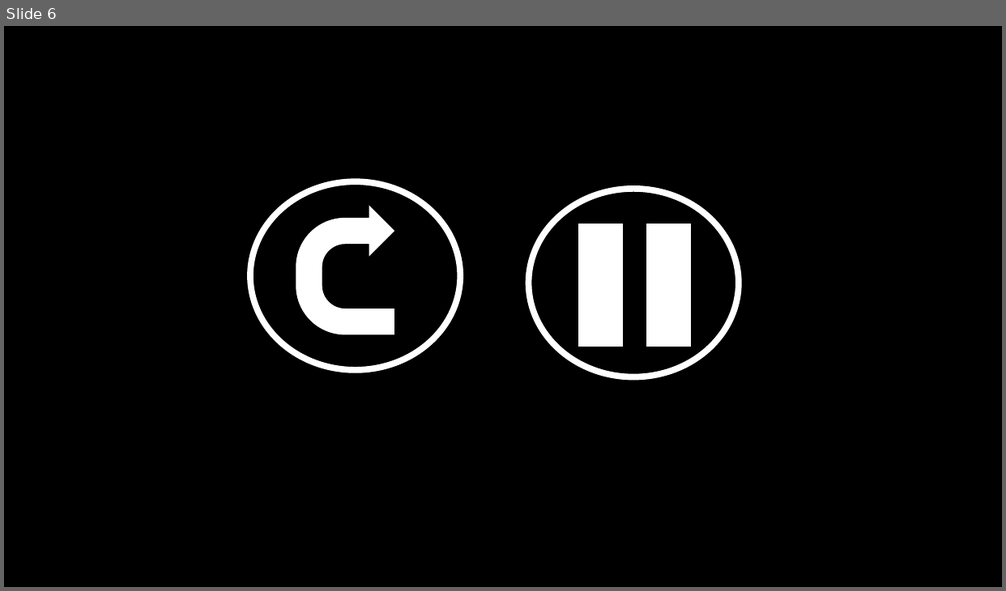
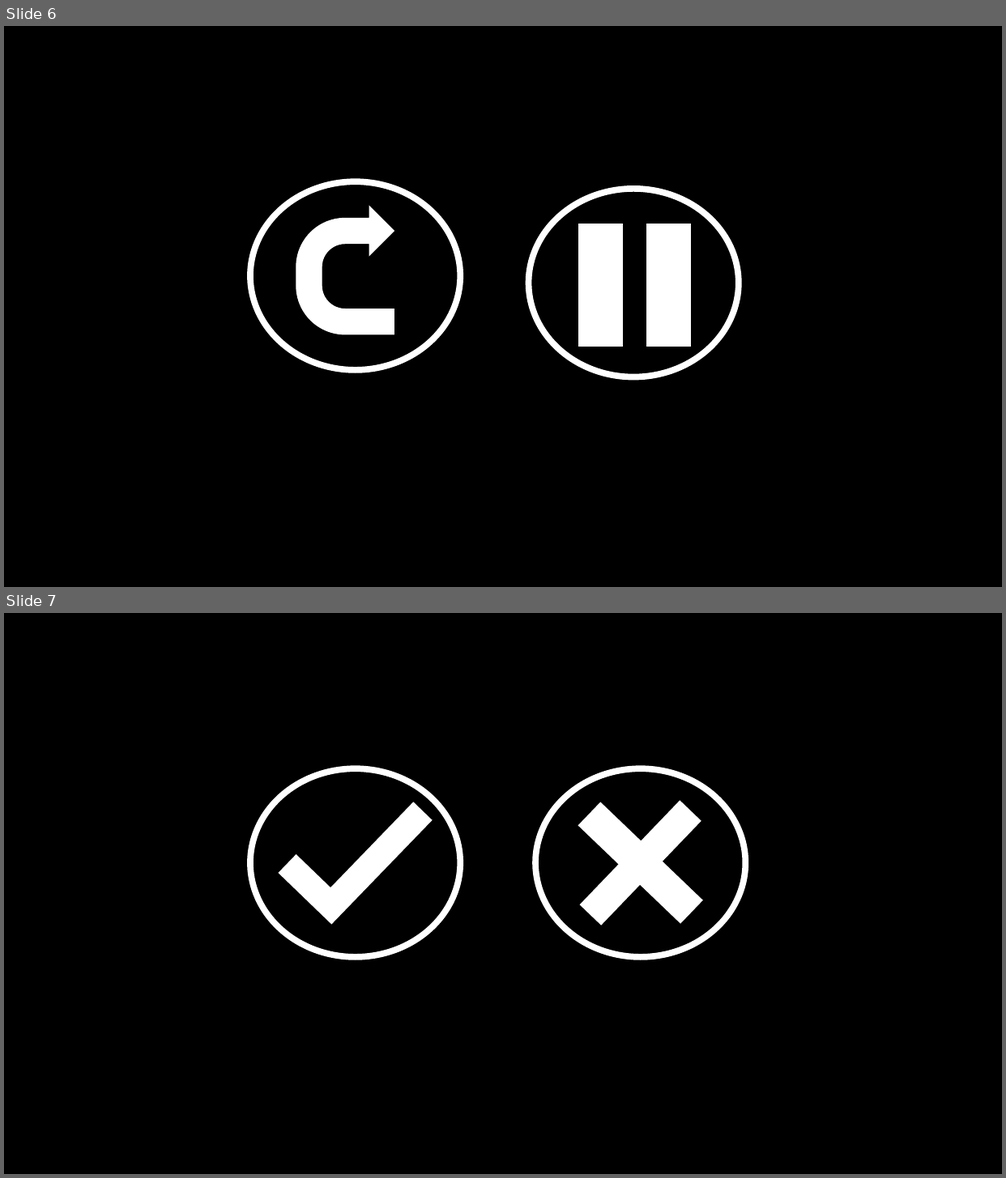
Before and after one commit to andie23/_Puzzled, a slide deck: docs/designs/menu.pptx. Shown one above the other, each under a label of ours: slide 6 before the commit, slides 6 and 7 after it. The pictures are 1006x591 and 1006x1178 pixels, drawn with LibreOffice and Linux fonts; fonts in the diff are those of the drawing. Boxes give left, top, right and bottom in pixels: in the first picture for what was removed or moved away, otherwise in the second. Text is boxed around its words. In the diff, an @@ line names an element or a change of style, - is before the commit and + after.

```diff
--- a/docs/designs/menu.pptx
+++ b/docs/designs/menu.pptx
@@ slide 7 added at box(4, 613, 1002, 1174), background #000000 @@
@@ ellipse added at box(250, 769, 461, 957), outline #FFFFFF 6 pt @@
@@ corner added at box(278, 769, 432, 925), fill #FFFFFF @@
@@ ellipse added at box(535, 769, 746, 957), outline #FFFFFF 6 pt @@
@@ plus added at box(539, 763, 741, 964), fill #FFFFFF, outline #FFFFFF 1 pt @@
```
Also in this commit, not shown: 10 other files.
